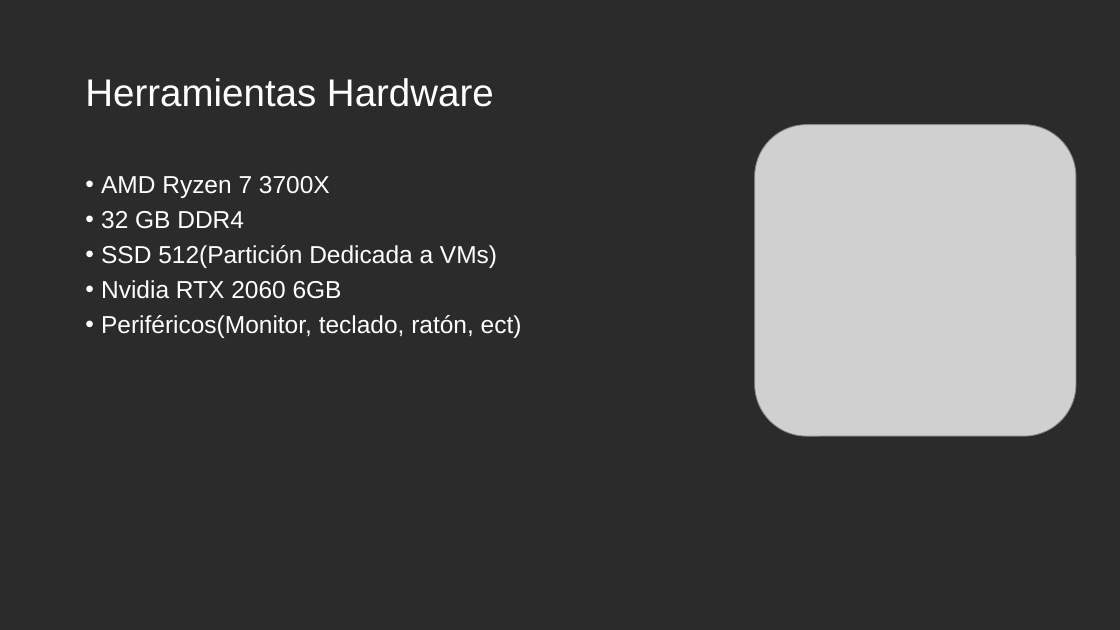
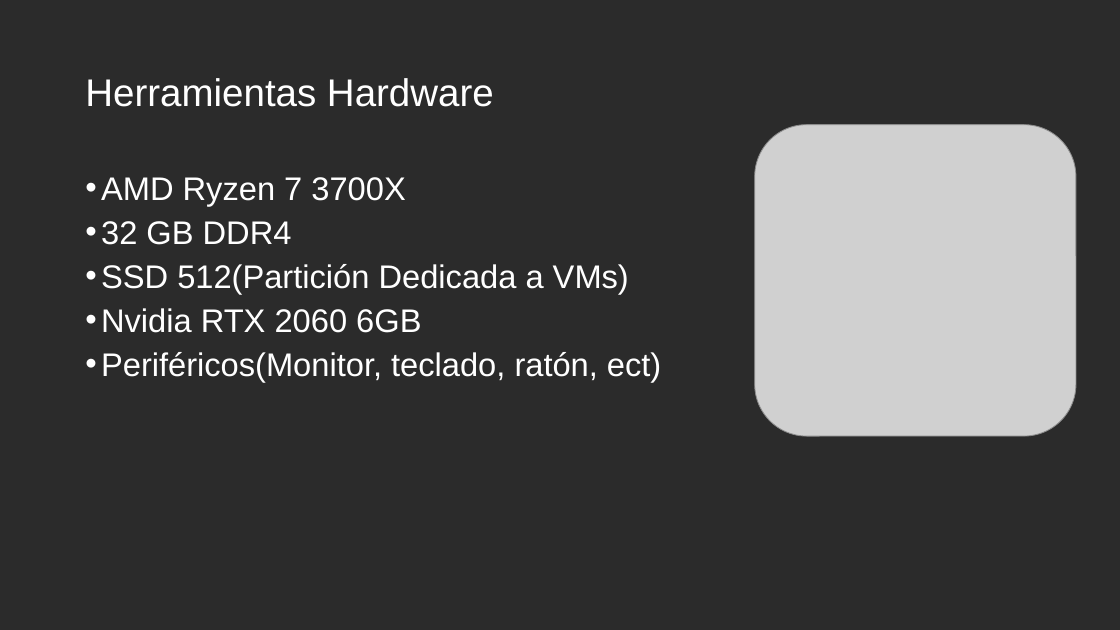
Before and after one commit to Neoarmadam/Proyecto_ASIR, a slide deck: slide 4 of Documentacion/Presentación_Neo_Armada.pptx. Drawn at 1120x630 pixels with LibreOffice and Linux fonts; fonts in the diff are those of the drawing; grey boxes stand for pictures; background and template pictures are left out; a plain dark background stands for a picture behind light text. Boxes give left, top, right and bottom in pixels: in the first picture for what was removed or moved away, otherwise in the second. Text is boxed around its words. In the diff, an @@ line names an element or a change of style, - is before the commit and + after.

```diff
--- a/Documentacion/Presentación_Neo_Armada.pptx
+++ b/Documentacion/Presentación_Neo_Armada.pptx
@@ text "AMD Ryzen 7 3700X" at (101,177,661,382): size 21 to 28 pt @@
```
Also in this commit, not shown: 1 other slide changed.
